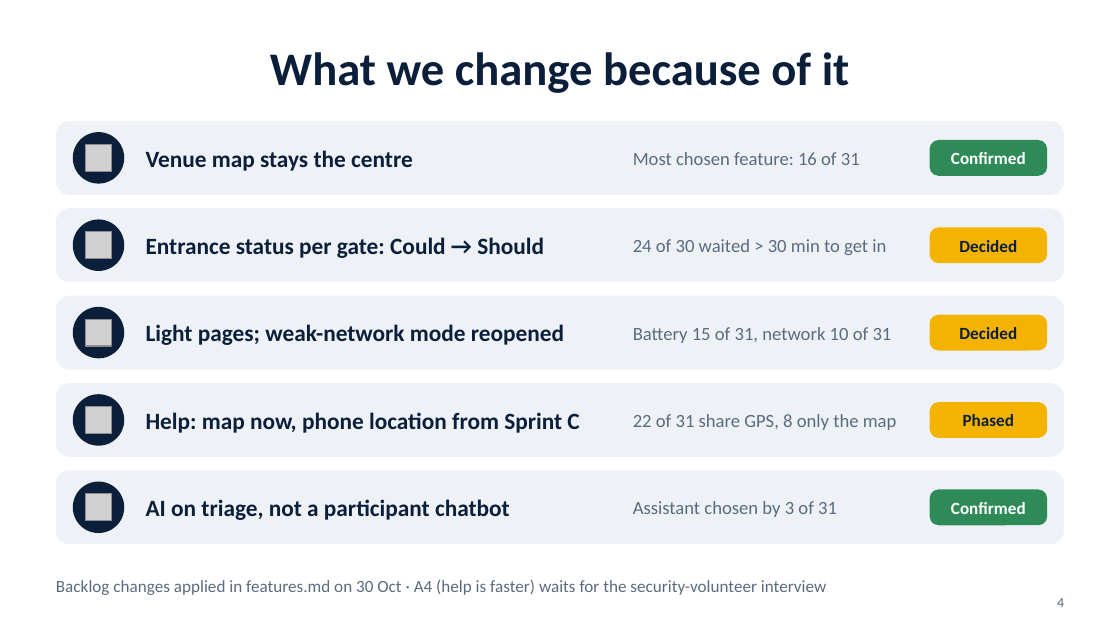
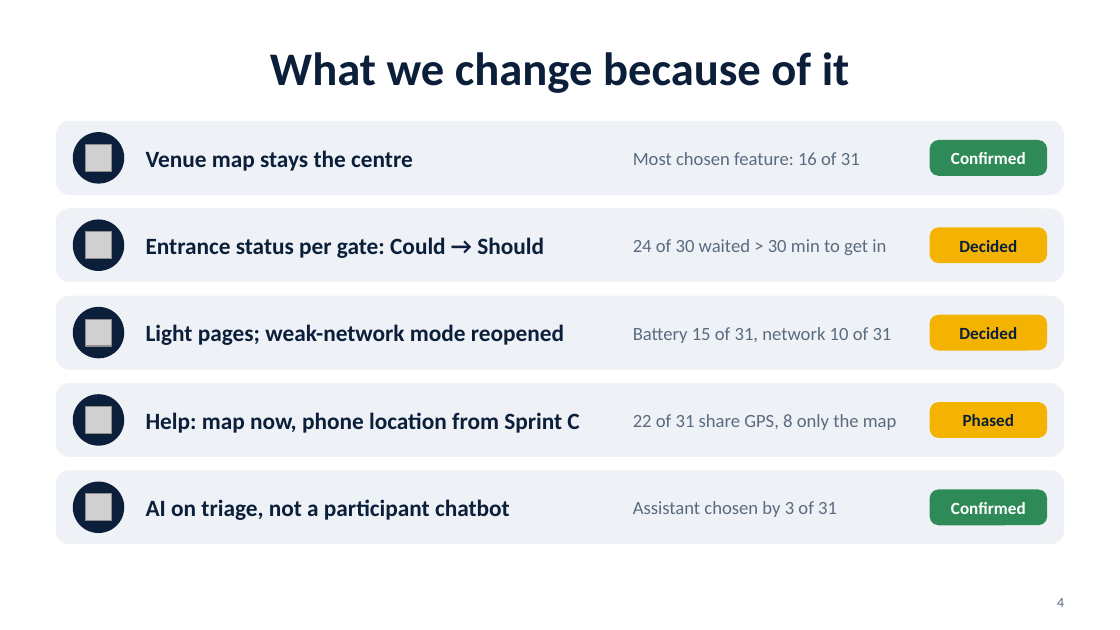
Before and after one commit to tomasoliveira21/LABDSOF, a slide deck: slide 4 of Docs/Presentation/Farol_Sprint_A_TTP_Presentation.pptx. Drawn at 1120x630 pixels with LibreOffice and Linux fonts; fonts in the diff are those of the drawing; grey boxes stand for pictures. Boxes give left, top, right and bottom in pixels: in the first picture for what was removed or moved away, otherwise in the second. Text is boxed around its words. In the diff, an @@ line names an element or a change of style, - is before the commit and + after.

```diff
--- a/Docs/Presentation/Farol_Sprint_A_TTP_Presentation.pptx
+++ b/Docs/Presentation/Farol_Sprint_A_TTP_Presentation.pptx
@@ text removed at (56, 579, 826, 595) @@
-Backlog changes applied in features.md on 30 Oct · A4 (help is faster) waits for the security-volunteer interview
```
Also in this commit, not shown: 6 other slides changed, 2 other files.
